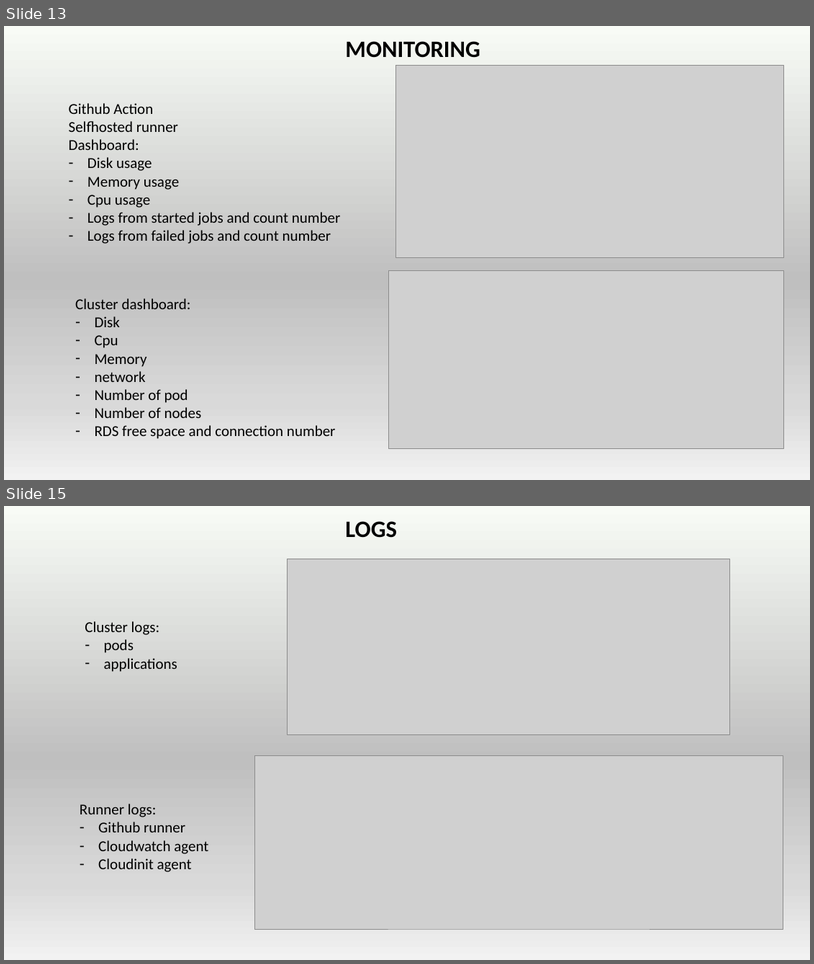
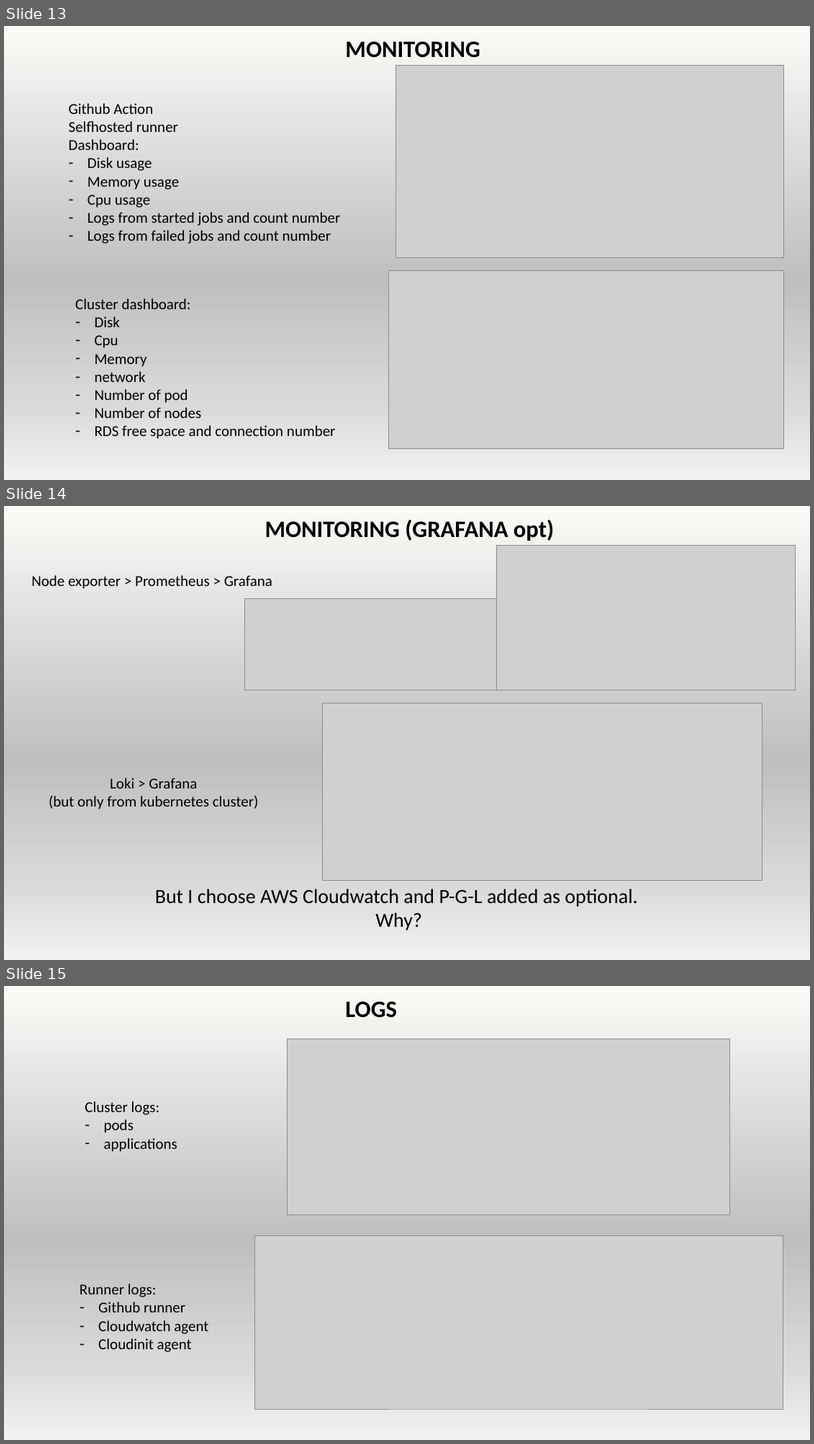
Before and after one commit to runalsh/epam-devops-aws, a slide deck: pres.pptx. Shown one above the other, each under a label of ours: slides 13 and 15 before the commit, slides 13, 14 and 15 after it; the slides between them are not shown. The pictures are 814x964 and 814x1444 pixels, drawn with LibreOffice and Linux fonts; fonts in the diff are those of the drawing; grey boxes stand for pictures. Boxes give left, top, right and bottom in pixels: in the first picture for what was removed or moved away, otherwise in the second. Text is boxed around its words. In the diff, an @@ line names an element or a change of style, - is before the commit and + after.

```diff
--- a/pres.pptx
+++ b/pres.pptx
@@ slide 14 added at (4,506,810,960), background gradient #F8FBF6 to #BFBFBF to #D9D9D9 to #F2F2F2 @@
@@ text added at (265,520,554,541), 28 pt, text #000000, bold @@
+MONITORING (GRAFANA opt)
@@ picture added at (496,546,796,690) @@
@@ text added at (31,575,273,589), 18 pt, text #000000 @@
+Node exporter > Prometheus > Grafana
@@ picture added at (245,599,497,690) @@
@@ picture added at (323,703,763,880) @@
@@ text added at (49,777,259,809), 18 pt, text #000000 @@
+Loki > Grafana
+(but only from kubernetes cluster)
@@ text added at (155,888,638,930), 24 pt, text #000000 @@
+But I choose AWS Cloudwatch and P-G-L added as optional.
+Why?
```
Also in this commit, not shown: 2 slides changed, 1 slide removed, 2 other files.
